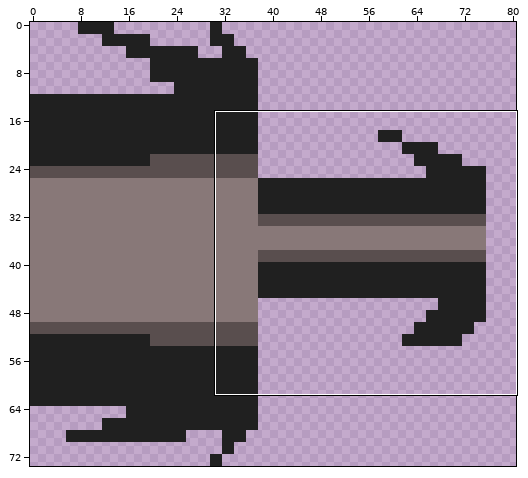
Sprite sheet -- sprites/nspec_blast_wall_ash_strip3.png. The first picture is a wide view before the edit; the outline marks the close-up.
Close-up. As it was:
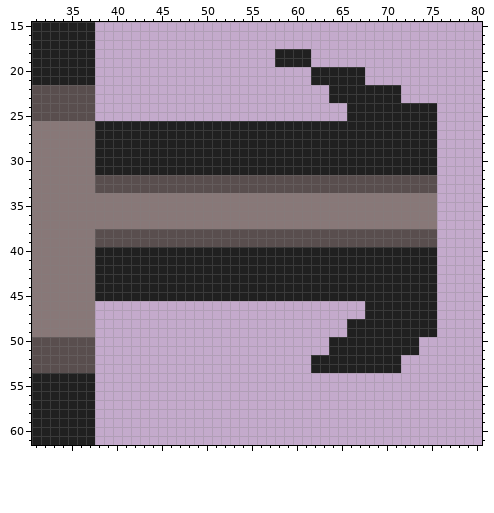
The file is 114x74 pixels. Shown: x 31..80, y 15..61. The wide view leaves out empty margins.
New version:
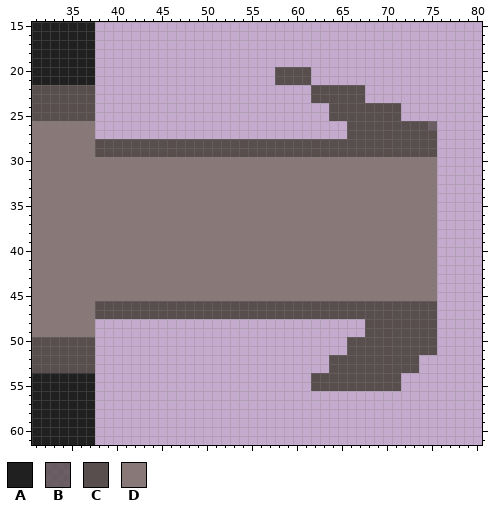
Palette (. is transparent): A #202020  B #594e4ed3  C #594e4e  D #887878
Diff:
{"y":18,"x":58,"old":"AAAA","new":"...."}
{"y":19,"x":58,"old":"AAAA","new":"...."}
{"y":20,"x":58,"old":"....AAAAAA","new":"CCCC......"}
{"y":21,"x":58,"old":"....AAAAAA","new":"CCCC......"}
{"y":22,"x":62,"old":"..AAAAAAAA","new":"CCCCCC...."}
{"y":23,"x":62,"old":"..AAAAAAAA","new":"CCCCCC...."}
{"y":24,"x":64,"old":"..AAAAAAAAAA","new":"CCCCCCCC...."}
{"y":25,"x":64,"old":"..AAAAAAAAAA","new":"CCCCCCCC...."}
{"y":26,"x":38,"old":"AAAAAAAAAAAAAAAAAAAAAAAAAAAAAAAAAAAAAA","new":"............................CCCCCCCCCB"}
{"y":27,"x":38,"old":"AAAAAAAAAAAAAAAAAAAAAAAAAAAAAAAAAAAAAA","new":"............................CCCCCCCCCC"}
{"y":28,"x":38,"old":"AAAAAAAAAAAAAAAAAAAAAAAAAAAAAAAAAAAAAA","new":"CCCCCCCCCCCCCCCCCCCCCCCCCCCCCCCCCCCCCC"}
{"y":29,"x":38,"old":"AAAAAAAAAAAAAAAAAAAAAAAAAAAAAAAAAAAAAA","new":"CCCCCCCCCCCCCCCCCCCCCCCCCCCCCCCCCCCCCC"}
{"y":30,"x":38,"old":"AAAAAAAAAAAAAAAAAAAAAAAAAAAAAAAAAAAAAA","new":"DDDDDDDDDDDDDDDDDDDDDDDDDDDDDDDDDDDDDD"}
{"y":31,"x":38,"old":"AAAAAAAAAAAAAAAAAAAAAAAAAAAAAAAAAAAAAA","new":"DDDDDDDDDDDDDDDDDDDDDDDDDDDDDDDDDDDDDD"}
{"y":32,"x":38,"old":"CCCCCCCCCCCCCCCCCCCCCCCCCCCCCCCCCCCCCC","new":"DDDDDDDDDDDDDDDDDDDDDDDDDDDDDDDDDDDDDD"}
{"y":33,"x":38,"old":"CCCCCCCCCCCCCCCCCCCCCCCCCCCCCCCCCCCCCC","new":"DDDDDDDDDDDDDDDDDDDDDDDDDDDDDDDDDDDDDD"}
{"y":38,"x":38,"old":"CCCCCCCCCCCCCCCCCCCCCCCCCCCCCCCCCCCCCC","new":"DDDDDDDDDDDDDDDDDDDDDDDDDDDDDDDDDDDDDD"}
{"y":39,"x":38,"old":"CCCCCCCCCCCCCCCCCCCCCCCCCCCCCCCCCCCCCC","new":"DDDDDDDDDDDDDDDDDDDDDDDDDDDDDDDDDDDDDD"}
{"y":40,"x":38,"old":"AAAAAAAAAAAAAAAAAAAAAAAAAAAAAAAAAAAAAA","new":"DDDDDDDDDDDDDDDDDDDDDDDDDDDDDDDDDDDDDD"}
{"y":41,"x":38,"old":"AAAAAAAAAAAAAAAAAAAAAAAAAAAAAAAAAAAAAA","new":"DDDDDDDDDDDDDDDDDDDDDDDDDDDDDDDDDDDDDD"}
{"y":42,"x":38,"old":"AAAAAAAAAAAAAAAAAAAAAAAAAAAAAAAAAAAAAA","new":"DDDDDDDDDDDDDDDDDDDDDDDDDDDDDDDDDDDDDD"}
{"y":43,"x":38,"old":"AAAAAAAAAAAAAAAAAAAAAAAAAAAAAAAAAAAAAA","new":"DDDDDDDDDDDDDDDDDDDDDDDDDDDDDDDDDDDDDD"}
{"y":44,"x":38,"old":"AAAAAAAAAAAAAAAAAAAAAAAAAAAAAAAAAAAAAA","new":"DDDDDDDDDDDDDDDDDDDDDDDDDDDDDDDDDDDDDD"}
{"y":45,"x":38,"old":"AAAAAAAAAAAAAAAAAAAAAAAAAAAAAAAAAAAAAA","new":"DDDDDDDDDDDDDDDDDDDDDDDDDDDDDDDDDDDDDD"}
{"y":46,"x":38,"old":"..............................AAAAAAAA","new":"CCCCCCCCCCCCCCCCCCCCCCCCCCCCCCCCCCCCCC"}
{"y":47,"x":38,"old":"..............................AAAAAAAA","new":"CCCCCCCCCCCCCCCCCCCCCCCCCCCCCCCCCCCCCC"}
{"y":48,"x":66,"old":"AAAAAAAAAA","new":"..CCCCCCCC"}
{"y":49,"x":66,"old":"AAAAAAAAAA","new":"..CCCCCCCC"}
{"y":50,"x":64,"old":"AAAAAAAAAA..","new":"..CCCCCCCCCC"}
{"y":51,"x":64,"old":"AAAAAAAAAA..","new":"..CCCCCCCCCC"}
{"y":52,"x":62,"old":"AAAAAAAAAA..","new":"..CCCCCCCCCC"}
{"y":53,"x":62,"old":"AAAAAAAAAA..","new":"..CCCCCCCCCC"}
{"y":54,"x":62,"old":"..........","new":"CCCCCCCCCC"}
{"y":55,"x":62,"old":"..........","new":"CCCCCCCCCC"}
{"label":"changed","picture_box":[95,49,437,391]}
